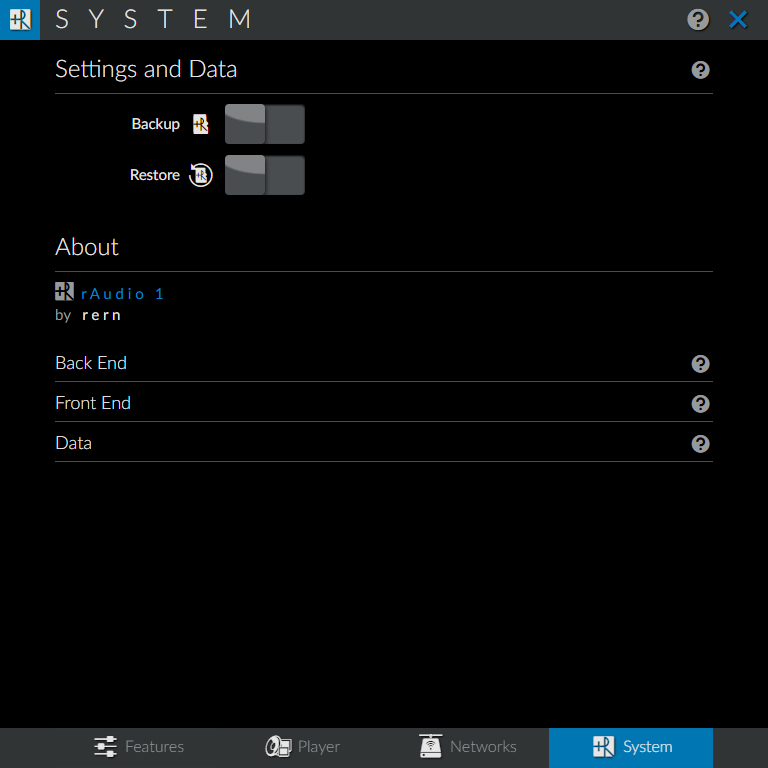
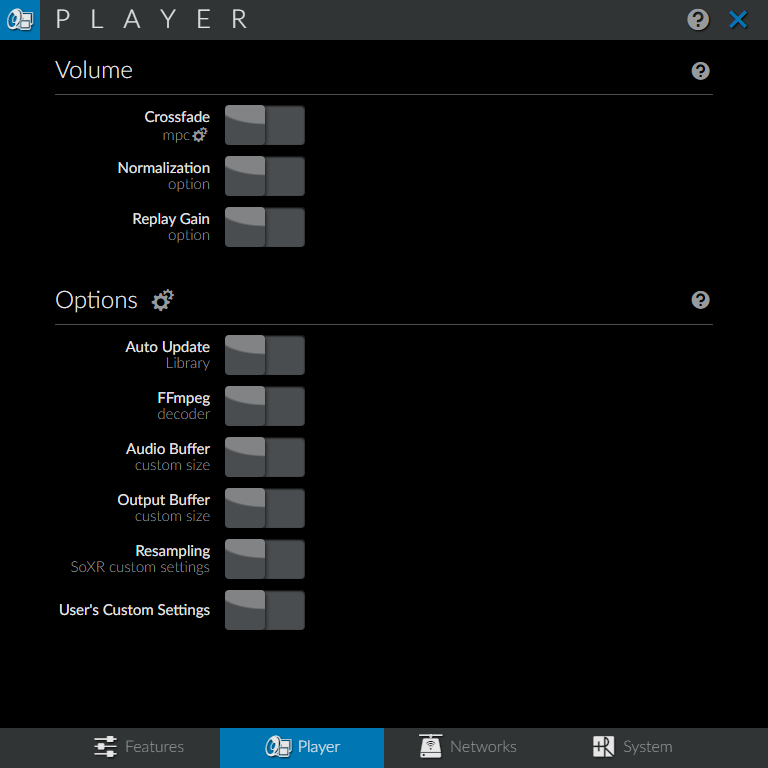
The second 768px x 768px image is a revision of the first. Changes to its layers:
hid "system" over [55,728,713,768]
showed "player" over [55,728,713,768]
hid "featuresB" over [55,728,713,768]
hid "system3", painted on it over [6,8,713,768]
hid "system2", painted on it over [6,8,713,768]
hid "system1", painted on it over [6,8,713,768]
hid "networks2" over [6,8,713,768]
hid "networks1" over [6,8,713,768]
showed "player2" over [6,8,713,768]
showed "player1", painted on it over [6,8,713,768]
